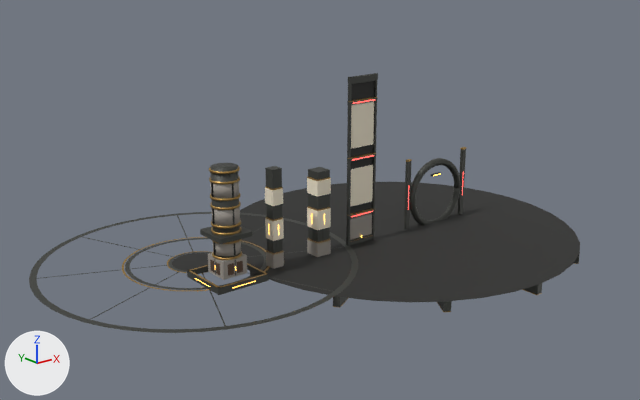
A saved change to the glTF model tools/model_viewer/kit_ruins_b4.glb.
Before and after are seen from a 50 mm camera at (-50.6, -60.3, 29.2) aimed at (-1.0, 1.7, 4.4). Arrows for +X, +Y and +Z are at lower left; the lights stay in place. The first picture is the older version.

The older version as bpy lines, for what is in view:
```python
ob_b4_arena_panel = bpy.data.objects.new('b4_arena_panel', me_b4_arena_panel)
ob_b4_arena_panel.location = (2.5, 0.0, 0.0)
ob_b4_ceiling = bpy.data.objects.new('b4_ceiling', me_b4_ceiling)
ob_b4_ceiling.location = (7.5, 0.0, 0.0)
ob_b4_column = bpy.data.objects.new('b4_column', me_b4_column)
ob_b4_column.location = (-7.5, 0.0, 0.0)
ob_b4_column_wide = bpy.data.objects.new('b4_column_wide', me_b4_column_wide)
ob_b4_column_wide.location = (-2.5, 0.0, 0.0)
ob_b4_floor_rings = bpy.data.objects.new('b4_floor_rings', me_b4_floor_rings)
ob_b4_floor_rings.location = (-12.5, 5.0, 0.0)
ob_b4_vault = bpy.data.objects.new('b4_vault', me_b4_vault)
ob_b4_vault.location = (12.5, 0.0, 0.0)
# also in view: 'b4_core' at (-12.5, 0.0, 5.0)
```
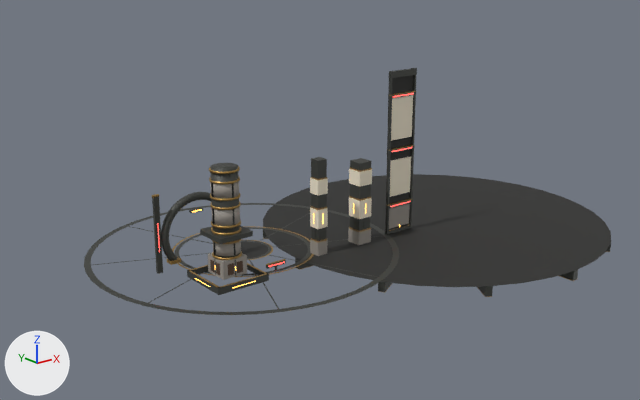
Diff of the bpy script that builds the scene:
```diff
--- a/tools/model_viewer/kit_ruins_b4.glb.py
+++ b/tools/model_viewer/kit_ruins_b4.glb.py
@@ me_b4_band @@
+me_b4_band.from_pydata(...)  # a box spanning x -1.0..1.0, y -0.22..0.0, z 0.0..0.32, material slot 0; a box spanning x -0.06..0.06, y -0.24..-0.02, z -0.4..0.0, material slot 0; a box spanning x -0.9..0.9, y -0.24..-0.22, z 0.1..0.22, material slot 1; a box spanning x -1.0..1.0, y -0.25..-0.02, z 0.32..0.37, material slot 2
+me_b4_band.materials.append(mat_graphite)  # dark grey #444641
+me_b4_band.materials.append(mat_red)  # red #d4433d, glowing red #ff524b
+me_b4_band.materials.append(mat_brass)  # brown #a98749
@@ ob_b4_column @@
 ob_b4_column = bpy.data.objects.new('b4_column', me_b4_column)
-ob_b4_column.location = (-7.5, 0.0, 0.0)
+ob_b4_column.location = (-2.5, 0.0, 0.0)
@@ ob_b4_arena_panel @@
 ob_b4_arena_panel = bpy.data.objects.new('b4_arena_panel', me_b4_arena_panel)
-ob_b4_arena_panel.location = (2.5, 0.0, 0.0)
+ob_b4_arena_panel.location = (7.5, 0.0, 0.0)
@@ ob_b4_ceiling @@
 ob_b4_ceiling = bpy.data.objects.new('b4_ceiling', me_b4_ceiling)
-ob_b4_ceiling.location = (7.5, 0.0, 0.0)
+ob_b4_ceiling.location = (12.5, 0.0, 0.0)
@@ ob_b4_vault @@
 ob_b4_vault = bpy.data.objects.new('b4_vault', me_b4_vault)
-ob_b4_vault.location = (12.5, 0.0, 0.0)
+ob_b4_vault.location = (-12.5, 5.0, 0.0)
@@ ob_b4_floor_rings @@
 ob_b4_floor_rings = bpy.data.objects.new('b4_floor_rings', me_b4_floor_rings)
-ob_b4_floor_rings.location = (-12.5, 5.0, 0.0)
+ob_b4_floor_rings.location = (-7.5, 5.0, 0.0)
@@ ob_b4_band @@
+ob_b4_band = bpy.data.objects.new('b4_band', me_b4_band)
+ob_b4_band.location = (-7.5, 0.0, 0.0)
```

Changed parts and their boxes [x1, y1, x2, y2] in the pictures (640 x 400 px):
'b4_ceiling', moved
    before: [240, 182, 580, 312]
    after: [263, 174, 611, 297]
'b4_arena_panel', moved
    before: [346, 73, 378, 246]
    after: [385, 68, 417, 235]
'b4_floor_rings', moved
    before: [29, 212, 358, 333]
    after: [84, 203, 399, 315]
'b4_column', moved
    before: [265, 166, 284, 269]
    after: [310, 157, 328, 256]
'b4_vault', moved
    before: [404, 147, 466, 229]
    after: [152, 192, 212, 274]
'b4_band', added
    after: [266, 259, 286, 270]
